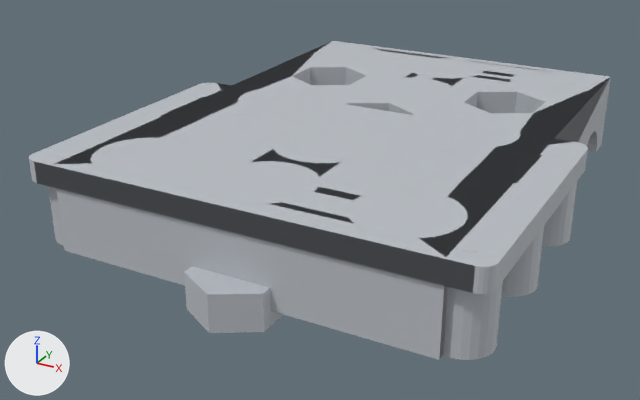
Two versions of the glTF model Assets/_Project/Data/Packages/d3d_v18_10/assets/parts/d3d_extruder_mount_top_plate_approved.glb, one commit apart.
Camera for both pictures: a 50 mm camera at (0.0527, -0.1113, 0.0523) aimed at (-0.0046, -0.0072, 0.0003). The axes (+X, +Y, +Z) are drawn at lower left. The lights are the same throughout. The older version comes first. Vertices at exactly the same position are counted once.
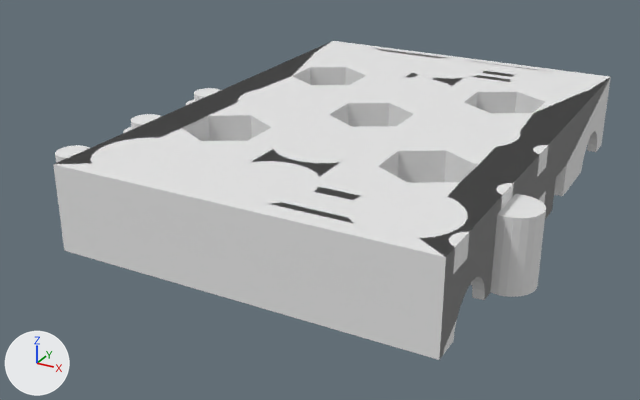
Location of each change, [x1, y1, x2, y2] in pixels of the pictures (640 x 400 px):
'Mesh_0', reshaped: before [29, 41, 611, 360]; after [53, 41, 611, 360]
part 1 of me_mesh_0, deleted: before [48, 145, 570, 360]
part 2 of me_mesh_0, cut back: before [29, 83, 588, 294]
part 3 of me_mesh_0, recoloured (light grey to white): [53, 41, 611, 360] in both

What changed in the scene script:
```text
Add mat_default:
    mat_default = principled_material('default')
    mat_default.base_color = (0.8, 0.8, 0.8)  # white #e7e7e7
    mat_default.roughness = 0.9
Change me_mesh_0:
    used by ob_mesh_0; location = (0.0, 0.0, 0.0)
    remove me_mesh_0.from_pydata(...)  # 3915 vertices, 8550 faces; spans x -0.0311..0.0309, y -0.0417..0.037, z -0.002..0.012
    add me_mesh_0.from_pydata(...)  # 3214 vertices, 7042 faces; spans x -0.0307..0.0305, y -0.037..0.037, z 0.0..0.012
    me_mesh_0 part 1: 8 loose pieces with 276 vertices, spanning x -0.0306..0.0305, y -0.0417..-0.0001, z -0.002..0.012, are deleted
    me_mesh_0 part 2: 1 vertex moved within x -0.0292, y -0.0318, z 0.012; 425 vertices removed from x -0.0311..0.0309, y -0.0374..0.0026, z 0.0..0.012
    me_mesh_0 part 3: 6899 faces spanning x -0.0307..0.0305, y -0.037..0.037, z 0.0..0.012 switch from mat_d3d_top_plate_grey (light grey #bcc0c7) to mat_default (white #e7e7e7)
```
